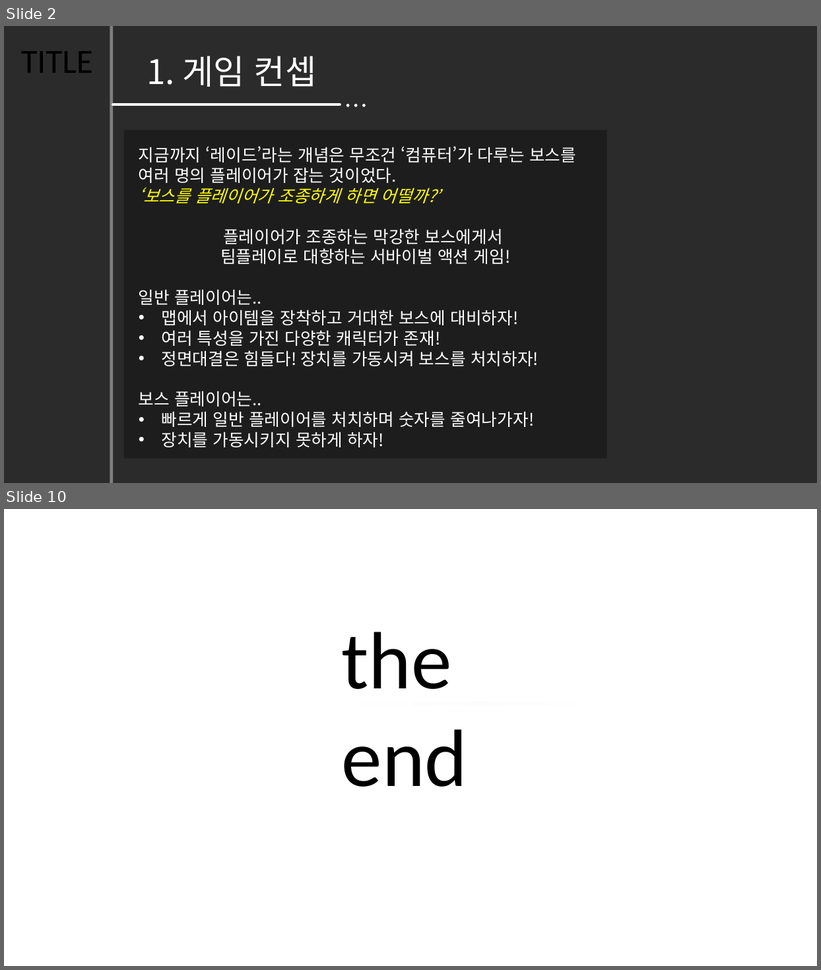
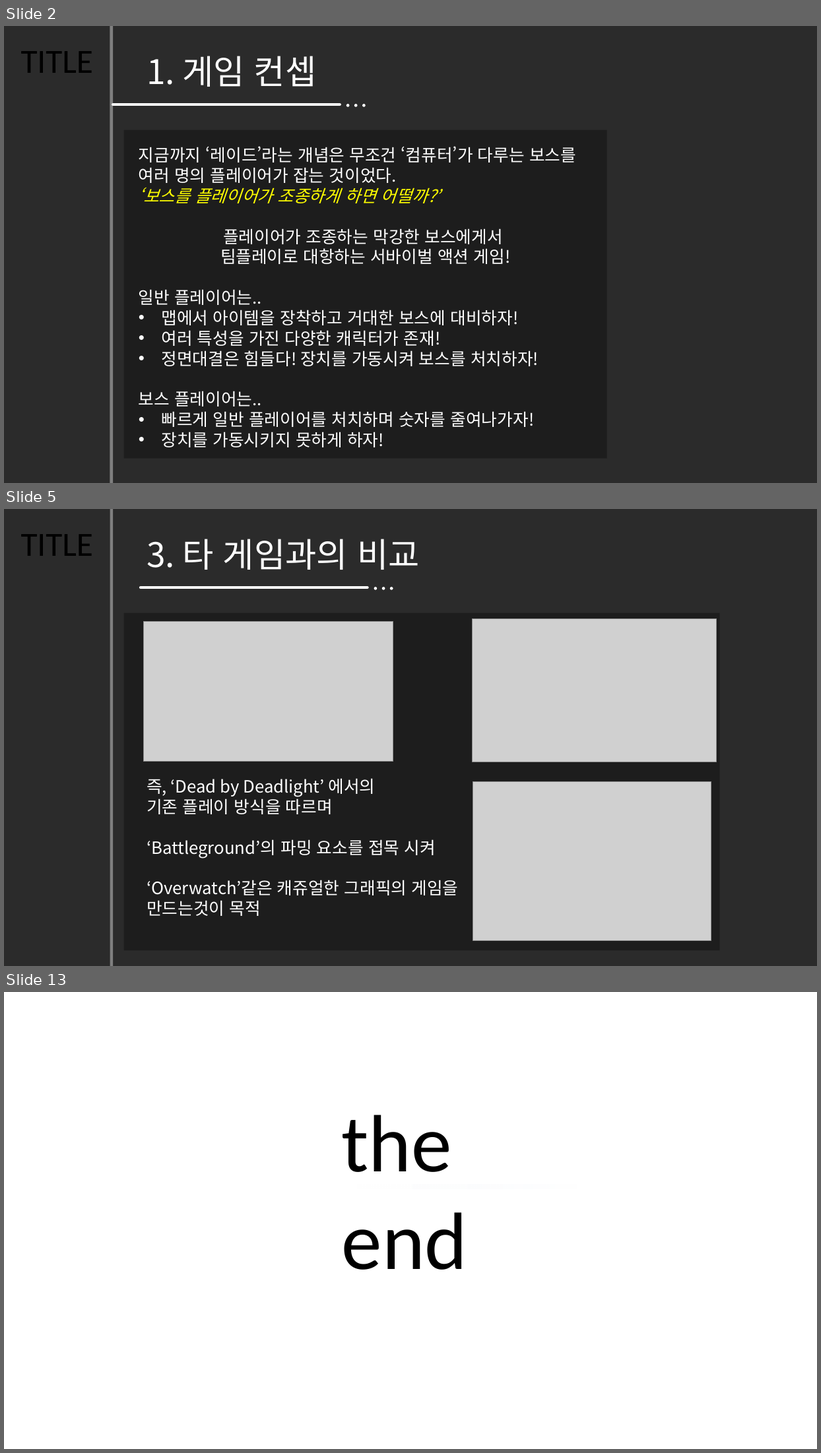
Before and after one commit to hajeongyeon/capstone_design, a slide deck: planning/졸업작품 제안서.pptx. Shown one above the other, each under a label of ours: slides 2 and 10 before the commit, slides 2, 5 and 13 after it; the slides between them are not shown. The pictures are 821x970 and 821x1453 pixels, drawn with LibreOffice and Linux fonts; fonts in the diff are those of the drawing; grey boxes stand for pictures; background and template pictures are left out; a plain dark background stands for a picture behind light text. Boxes give left, top, right and bottom in pixels: in the first picture for what was removed or moved away, otherwise in the second. Text is boxed around its words. In the diff, an @@ line names an element or a change of style, - is before the commit and + after.

Commit message:
타 게임과의 비교 추가

```diff
--- a/planning/졸업작품 제안서.pptx
+++ b/planning/졸업작품 제안서.pptx
@@ slide 5 added at <box>4,509,817,966</box>, background picture (left out) @@
@@ rectangle added at <box>110,509,113,966</box>, fill #FFFFFF at 40% opacity @@
@@ text added at <box>21,534,93,556</box>, 40 pt, text #000000 @@
+TITLE
@@ text added at <box>147,539,419,570</box>, 40 pt, text #FFFFFF @@
+3. 타 게임과의 비교
@@ group added at <box>141,587,393,590</box>: 3 ellipses, 1 line @@
@@ rectangle added at <box>124,613,720,951</box>, fill #000000 at 31% opacity @@
@@ picture added at <box>144,621,393,762</box> @@
@@ picture added at <box>472,619,717,762</box> @@
@@ text added at <box>147,778,459,916</box>, 20 pt, text #FFFFFF @@
+즉, ‘Dead by Deadlight’ 에서의
+기존 플레이 방식을 따르며
+‘Battleground’의 파밍 요소를 접목 시켜
+‘Overwatch’같은 캐쥬얼한 그래픽의 게임을 만드는것이 목적
@@ picture added at <box>473,782,712,941</box> @@
@@ what was slide 10 is now slide 13 @@
```
Also in this commit, not shown: 8 slides changed, 2 other slides added.
